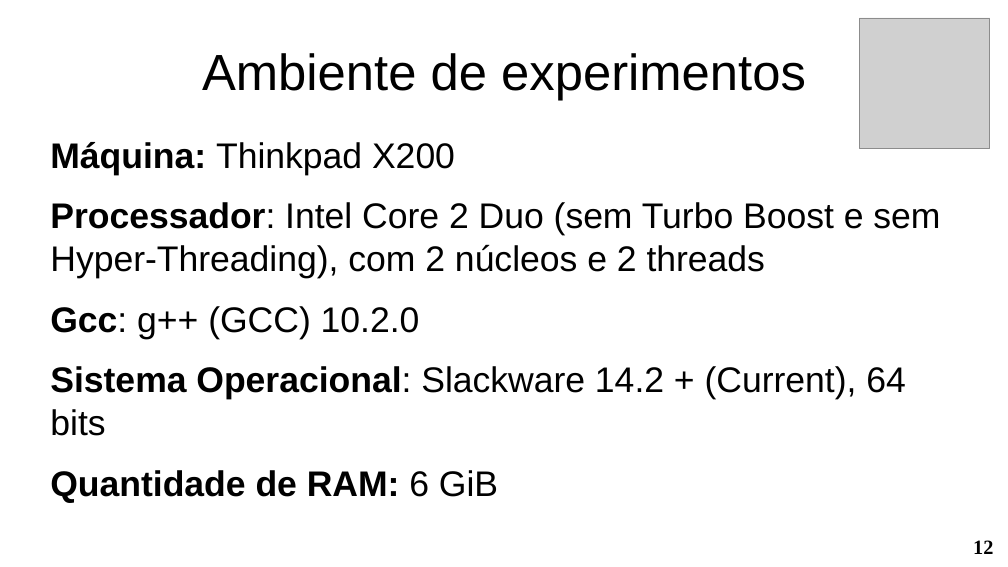
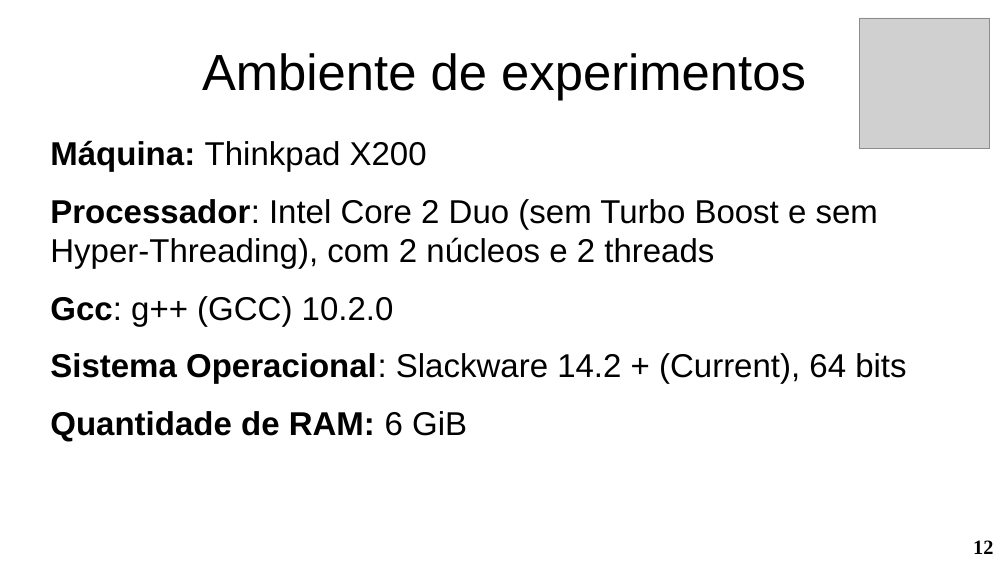
Before and after one commit to ryuuzaki42/merge-insertsort, a slide deck: slide 12 of trabalho01 app JB.odp. Drawn at 1008x567 pixels with LibreOffice and Linux fonts; fonts in the diff are those of the drawing; grey boxes stand for pictures. Boxes give left, top, right and bottom in pixels: in the first picture for what was removed or moved away, otherwise in the second. Text is boxed around its words. In the diff, an @@ line names an element or a change of style, - is before the commit and + after.

```diff
--- a/trabalho01 app JB.odp
+++ b/trabalho01 app JB.odp
@@ text "Máquina: Thinkpad X200" at [50,140,906,442]: size 28 to 26 pt @@
```
Also in this commit, not shown: 9 other slides changed, 1 other file.
